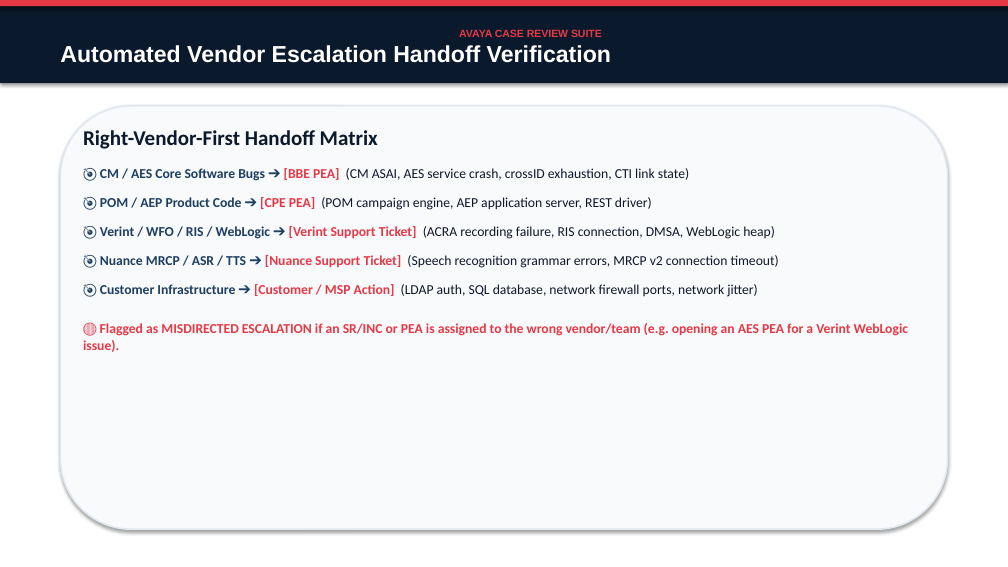
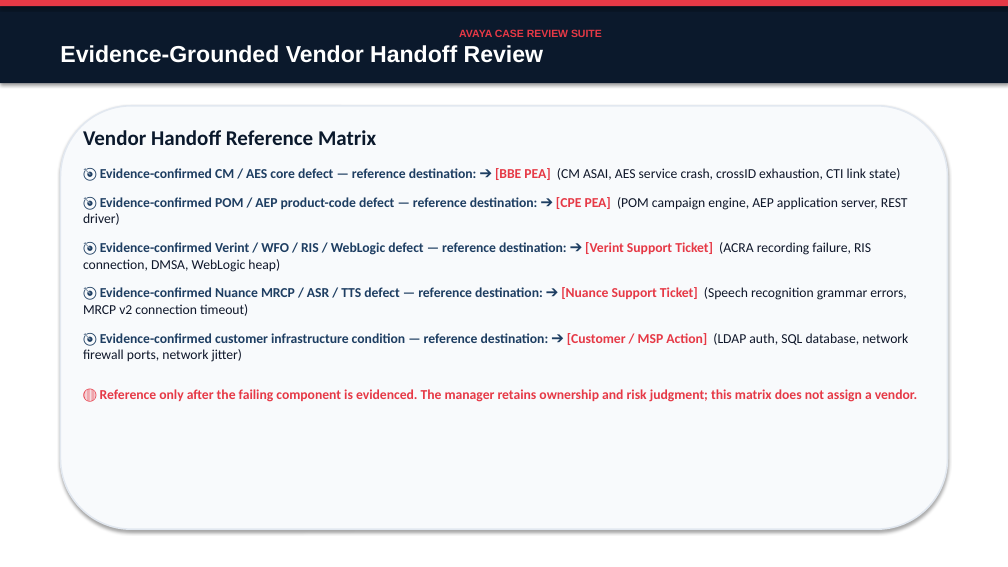
Before and after one commit to avayahmao/avaya-case-review-pack, a slide deck: slide 9 of docs/Avaya_Case_Review_Suite_Presentation.pptx. Drawn at 1008x567 pixels with LibreOffice and Linux fonts; fonts in the diff are those of the drawing. Boxes give left, top, right and bottom in pixels: in the first picture for what was removed or moved away, otherwise in the second. Text is boxed around its words. In the diff, an @@ line names an element or a change of style, - is before the commit and + after.

```diff
--- a/docs/Avaya_Case_Review_Suite_Presentation.pptx
+++ b/docs/Avaya_Case_Review_Suite_Presentation.pptx
@@ text in rectangle at (x1=60, y1=45, x2=543, y2=63): text changed @@
-Automated Vendor Escalation Handoff Verification
+Evidence-Grounded Vendor Handoff Review
@@ text at (x1=83, y1=130, x2=917, y2=402): text changed; text colour #0F172A to #1E3E62 @@
-Right-Vendor-First Handoff Matrix
-🎯 CM / AES Core Software Bugs ➔ [BBE PEA] (CM ASAI, AES service crash, crossID exhaustion, CTI link state)
-🎯 POM / AEP Product Code ➔ [CPE PEA] (POM campaign engine, AEP application server, REST driver)
-🎯 Verint / WFO / RIS / WebLogic ➔ [Verint Support Ticket] (ACRA recording failure, RIS connection, DMSA, WebLogic heap)
-🎯 Nuance MRCP / ASR / TTS ➔ [Nuance Support Ticket] (Speech recognition grammar errors, MRCP v2 connection timeout)
-🎯 Customer Infrastructure ➔ [Customer / MSP Action] (LDAP auth, SQL database, network firewall ports, network jitter)
-🔴 Flagged as MISDIRECTED ESCALATION if an SR/INC or PEA is assigned to the wrong vendor/team (e.g. opening an AES PEA for a Verint WebLogic issue).
+Vendor Handoff Reference Matrix
+🎯 Evidence-confirmed CM / AES core defect — reference destination: ➔ [BBE PEA] (CM ASAI, AES service crash, crossID exhaustion, CTI link state)
+🎯 Evidence-confirmed POM / AEP product-code defect — reference destination: ➔ [CPE PEA] (POM campaign engine, AEP application server, REST driver)
+🎯 Evidence-confirmed Verint / WFO / RIS / WebLogic defect — reference destination: ➔ [Verint Support Ticket] (ACRA recording failure, RIS connection, DMSA, WebLogic heap)
+🎯 Evidence-confirmed Nuance MRCP / ASR / TTS defect — reference destination: ➔ [Nuance Support Ticket] (Speech recognition grammar errors, MRCP v2 connection timeout)
+🎯 Evidence-confirmed customer infrastructure condition — reference destination: ➔ [Customer / MSP Action] (LDAP auth, SQL database, network firewall ports, network jitter)
+🔴 Reference only after the failing component is evidenced. The manager retains ownership and risk judgment; this matrix does not assign a vendor.
```
Also in this commit, not shown: 10 other slides changed, 1 other file.
